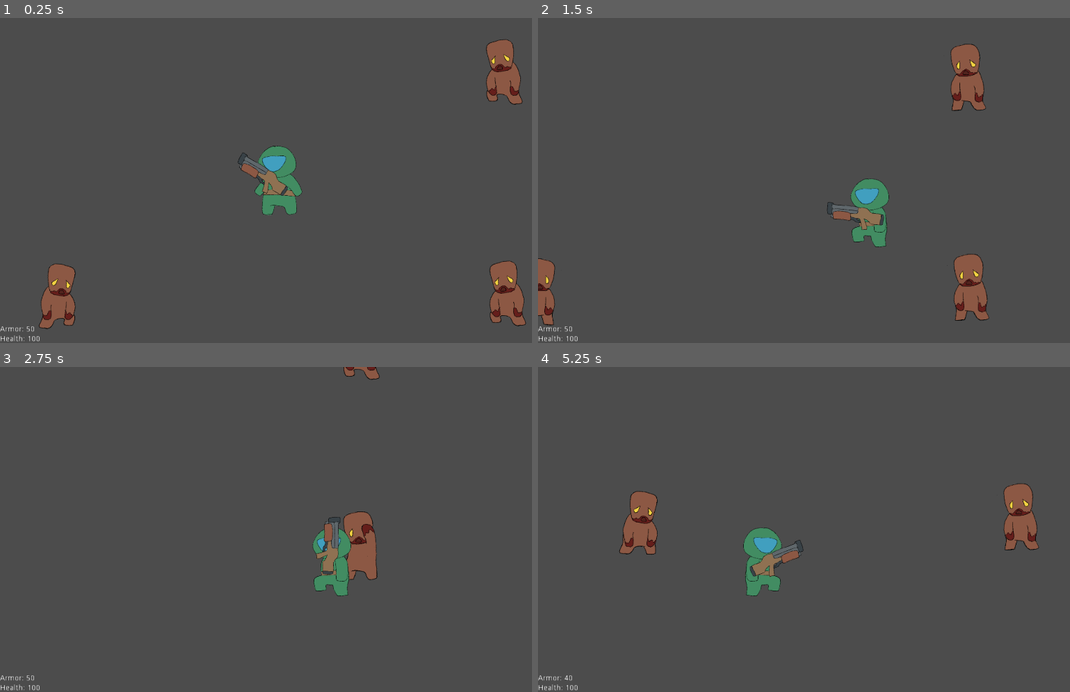
Above: before the commit, frames 1-4 (two rows, left to right).
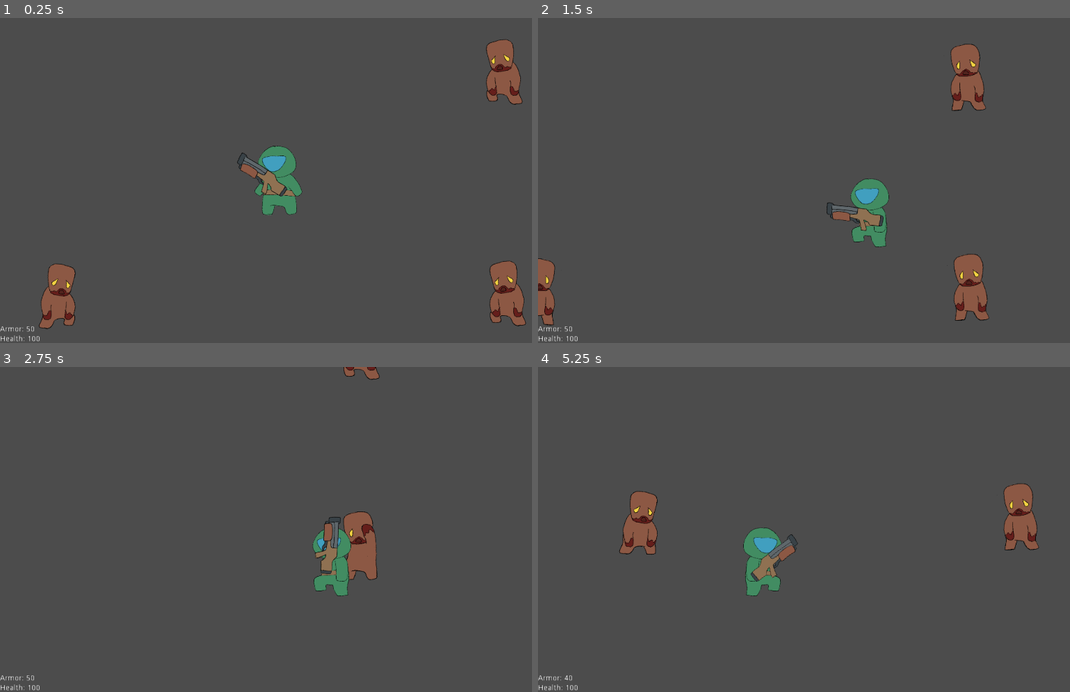
Above: after the commit, the same moments.

Repository: kodumen/de_2d
Game: Godot game, scene res://TestScene/TestScene.tscn
Two runs of this game, one before a commit and one after it. Both use one fixed random seed, a clock stepped at 60 frames per second and the inputs below.
Inputs (mouse positions are in pixels of both pictures, inside the frame that each line leads up to):
- Up to frame 1 (0.25 s): no input
- Up to frame 2 (1.5 s): move the mouse to (937, 164) at 0.52 s; hold D (player_move_right) 0.53-1.28 s; click (937, 164) at 0.6 s; move the mouse to (702, 196) at 1.27 s; hold S (player_move_down) from 1.28 s (still down); click (702, 196) at 1.35 s
- Up to frame 3 (2.75 s): move the mouse to (335, 458) at 2.02 s; release S (player_move_down) at 2.03 s; hold D (player_move_right) from 2.03 s (still down); click (335, 458) at 2.1 s
- Up to frame 4 (5.25 s): move the mouse to (788, 594) at 2.77 s; release D (player_move_right) at 2.78 s; hold W (player_move_up) 2.78-3.53 s; click (788, 594) at 2.85 s; move the mouse to (984, 578) at 3.52 s; hold A (player_move_left) 3.53-5.03 s; click (984, 578) at 3.6 s; move the mouse to (649, 480) at 4.27 s; click (649, 480) at 4.35 s; move the mouse to (846, 529) at 5.02 s; hold S (player_move_down) from 5.03 s (still down); click (846, 529) at 5.1 s

The runs differ from the first frame. In frame 1, 0.2% of the frame differs, in the area x 44-55%, y 41-55%; in frame 2, 0.2%; in frame 3, 0.2%; in frame 4, 0.4%, in the area x 39-50%, y 51-67%.
Error after the commit: Trying to assign value of type 'Node' to a variable of type 'Node2D'. (res://Shotgun/Shotgun.gd:15)

Commit message:
Add shotgun impact
Bullet trails, multiple raycasts

Overall damage is divided to each ray.

Diff:
--- a/Shotgun/Shotgun.gd
+++ b/Shotgun/Shotgun.gd
@@ -1,27 +1,56 @@
 extends AnimatedSprite
 
-onready var timer = $Timer
-onready var rayCast = $RayCast2D
 
 export(int) var damage = 50
-export(float) var fire_cooldown = 1
+export(PackedScene) var trail
 
+var world:Node2D
+var rayCasts:Array
 var can_fire = true
+
+
+func _ready():
+	world = $"/root".get_child(0).get_node("World")
+	if (! world):
+		world = $"/root".get_child(0)
+
+	for child in get_children():
+		if (child is RayCast2D):
+			rayCasts.append(child)
+
 
 func fire():
 	if (! can_fire):
 		return
 
+	play("fire")
+
+	for rayCast in rayCasts:
+		create_trail(rayCast)
+		check_hit(rayCast)
+
+	can_fire = false
+
+
+func create_trail(rayCast: RayCast2D):
+	var trail_node:Node2D = trail.instance()
+	world.add_child(trail_node)
+	trail_node.global_transform = rayCast.global_transform
+
+
+func check_hit(rayCast: RayCast2D):
 	var collider = rayCast.get_collider()
 	if (collider):
-		print_debug(name + " hit " + collider.name)
+		print_debug(rayCast.name + " hit " + collider.name)
 		if (collider.has_method("hit")):
-			collider.hit(damage, rayCast.get_collision_point())
+			var ray_damage = ceil(damage / floor(len(rayCasts)))
+			collider.hit(ray_damage, rayCast.get_collision_point())
+			print_debug(rayCast.name + " dealt " + str(ray_damage) + " DMG!")
 	else:
-		print_debug(name + " did not hit anything")
+		print_debug(rayCast.name + " did not hit anything")
 
-	can_fire = false
-	timer.start(fire_cooldown)
 
-func _on_Timer_timeout():
-	can_fire = true
+func _on_Shotgun_animation_finished():
+	if (animation == "fire"):
+		play("default")
+		can_fire = true
--- a/Shotgun/Shotgun.tscn
+++ b/Shotgun/Shotgun.tscn
@@ -1,31 +1,63 @@
-[gd_scene load_steps=4 format=2]
+[gd_scene load_steps=13 format=2]
 
-[ext_resource path="res://Shotgun/shotgun_default.png" type="Texture" id=1]
+[ext_resource path="res://Shotgun/shotgun_fire-7.png" type="Texture" id=1]
+[ext_resource path="res://Shotgun/shotgun_fire-1.png" type="Texture" id=2]
 [ext_resource path="res://Shotgun/Shotgun.gd" type="Script" id=3]
+[ext_resource path="res://Shotgun/shotgun_fire-3.png" type="Texture" id=4]
+[ext_resource path="res://Shotgun/shotgun_fire-2.png" type="Texture" id=5]
+[ext_resource path="res://Shotgun/shotgun_fire-4.png" type="Texture" id=6]
+[ext_resource path="res://Shotgun/shotgun_fire-5.png" type="Texture" id=7]
+[ext_resource path="res://Shotgun/shotgun_fire-6.png" type="Texture" id=8]
+[ext_resource path="res://Shotgun/ShotgunTrail.tscn" type="PackedScene" id=9]
+[ext_resource path="res://Shotgun/shotgun_fire-11.png" type="Texture" id=10]
+[ext_resource path="res://Shotgun/shotgun_fire-9.png" type="Texture" id=11]
 
 [sub_resource type="SpriteFrames" id=1]
 animations = [ {
-"frames": [ ExtResource( 1 ) ],
+"frames": [ ExtResource( 2 ) ],
 "loop": false,
 "name": "default",
 "speed": 1.0
+}, {
+"frames": [ ExtResource( 5 ), ExtResource( 4 ), ExtResource( 6 ), ExtResource( 7 ), ExtResource( 8 ), ExtResource( 1 ), ExtResource( 11 ), ExtResource( 10 ) ],
+"loop": false,
+"name": "fire",
+"speed": 6.0
 } ]
 
 [node name="Shotgun" type="AnimatedSprite"]
+position = Vector2( 0.8909, -1.7818 )
 frames = SubResource( 1 )
+animation = "fire"
+frame = 7
 playing = true
 script = ExtResource( 3 )
-fire_cooldown = 0.7
+trail = ExtResource( 9 )
 
-[node name="Timer" type="Timer" parent="."]
-one_shot = true
-
-[node name="RayCast2D" type="RayCast2D" parent="."]
+[node name="RayCast2D1" type="RayCast2D" parent="."]
 position = Vector2( 57.6848, -4.49492 )
+rotation = -0.0872665
 enabled = true
-cast_to = Vector2( 350, 0 )
+cast_to = Vector2( 400, 0 )
 collision_mask = 262144
 collide_with_areas = true
 collide_with_bodies = false
 
-[connection signal="timeout" from="Timer" to="." method="_on_Timer_timeout"]
+[node name="RayCast2D2" type="RayCast2D" parent="."]
+position = Vector2( 57.6848, -4.49492 )
+enabled = true
+cast_to = Vector2( 400, 0 )
+collision_mask = 262144
+collide_with_areas = true
+collide_with_bodies = false
+
+[node name="RayCast2D3" type="RayCast2D" parent="."]
+position = Vector2( 57.6848, -4.49492 )
+rotation = 0.0872665
+enabled = true
+cast_to = Vector2( 400, 0 )
+collision_mask = 262144
+collide_with_areas = true
+collide_with_bodies = false
+
+[connection signal="animation_finished" from="." to="." method="_on_Shotgun_animation_finished"]
--- a/Shotgun/ShotgunProjectile.tscn
+++ /dev/null
@@ -1,26 +0,0 @@
-[gd_scene load_steps=4 format=2]
-
-[ext_resource path="res://common/Weapons/Projectile.gd" type="Script" id=2]
-
-[sub_resource type="StreamTexture" id=2]
-flags = 4
-load_path = "res://.import/shotgun_projectile.png-d217027048fc890f8d9324824099c6d9.stex"
-
-[sub_resource type="CircleShape2D" id=1]
-radius = 18.3629
-
-[node name="ShotgunProjectile" type="Area2D"]
-scale = Vector2( 0.25, 0.25 )
-collision_layer = 524288
-collision_mask = 262144
-script = ExtResource( 2 )
-speed = 4000
-
-[node name="Sprite" type="Sprite" parent="."]
-texture = SubResource( 2 )
-
-[node name="CollisionShape2D" type="CollisionShape2D" parent="."]
-shape = SubResource( 1 )
-
-[connection signal="area_entered" from="." to="." method="_on_ShotgunProjectile_area_entered"]
-[connection signal="body_entered" from="." to="." method="_on_Projectile_body_entered"]
--- /dev/null
+++ b/Shotgun/ShotgunTrail.gd
@@ -0,0 +1,7 @@
+extends Line2D
+
+
+onready var animationPlayer = $AnimationPlayer
+
+func _ready():
+	animationPlayer.play("default")
--- /dev/null
+++ b/Shotgun/ShotgunTrail.tscn
@@ -0,0 +1,49 @@
+[gd_scene load_steps=4 format=2]
+
+[ext_resource path="res://Shotgun/ShotgunTrail.gd" type="Script" id=1]
+
+[sub_resource type="Curve" id=1]
+_data = [ Vector2( 0.00152941, 0.254717 ), 0.0, 0.0971624, 0, 0, Vector2( 1, 1 ), -0.0151817, 0.0, 0, 0 ]
+
+[sub_resource type="Animation" id=2]
+resource_name = "default"
+length = 0.2
+tracks/0/type = "value"
+tracks/0/path = NodePath(".:points")
+tracks/0/interp = 1
+tracks/0/loop_wrap = true
+tracks/0/imported = false
+tracks/0/enabled = true
+tracks/0/keys = {
+"times": PoolRealArray( 0, 0.1 ),
+"transitions": PoolRealArray( 1, 1 ),
+"update": 0,
+"values": [ PoolVector2Array( 0, 0, 200, 0 ), PoolVector2Array( 200, 0, 200, 0 ) ]
+}
+tracks/1/type = "value"
+tracks/1/path = NodePath(".:visible")
+tracks/1/interp = 1
+tracks/1/loop_wrap = true
+tracks/1/imported = false
+tracks/1/enabled = true
+tracks/1/keys = {
+"times": PoolRealArray( 0, 0.1 ),
+"transitions": PoolRealArray( 1, 1 ),
+"update": 1,
+"values": [ true, false ]
+}
+
+[node name="ShotgunTrail" type="Line2D"]
+visible = false
+scale = Vector2( 1, 1.00591 )
+points = PoolVector2Array( 0, 0, 200, 0 )
+width = 4.0
+width_curve = SubResource( 1 )
+default_color = Color( 0.988235, 0.964706, 0.819608, 1 )
+joint_mode = 2
+begin_cap_mode = 2
+end_cap_mode = 2
+script = ExtResource( 1 )
+
+[node name="AnimationPlayer" type="AnimationPlayer" parent="."]
+anims/default = SubResource( 2 )
--- a/Zombie/Zombie.tscn
+++ b/Zombie/Zombie.tscn
@@ -70,6 +70,7 @@
 
 [node name="AnimatedSprite" type="AnimatedSprite" parent="."]
 frames = SubResource( 3 )
+frame = 1
 playing = true
 script = ExtResource( 8 )
 
Binary file removed: Shotgun/shotgun_default.png
Binary file added: Shotgun/shotgun_fire-1.png
Not shown, added: Shotgun/shotgun_fire-1.png.import
Binary file added: Shotgun/shotgun_fire-10.png
Not shown, added: Shotgun/shotgun_fire-10.png.import
Binary file added: Shotgun/shotgun_fire-11.png
Not shown, changed: Shotgun/shotgun_fire-11.png.import
Binary file added: Shotgun/shotgun_fire-2.png
Not shown, added: Shotgun/shotgun_fire-2.png.import
Binary file added: Shotgun/shotgun_fire-3.png
Not shown, added: Shotgun/shotgun_fire-3.png.import
Binary file added: Shotgun/shotgun_fire-4.png
(and 12 more such lines)
